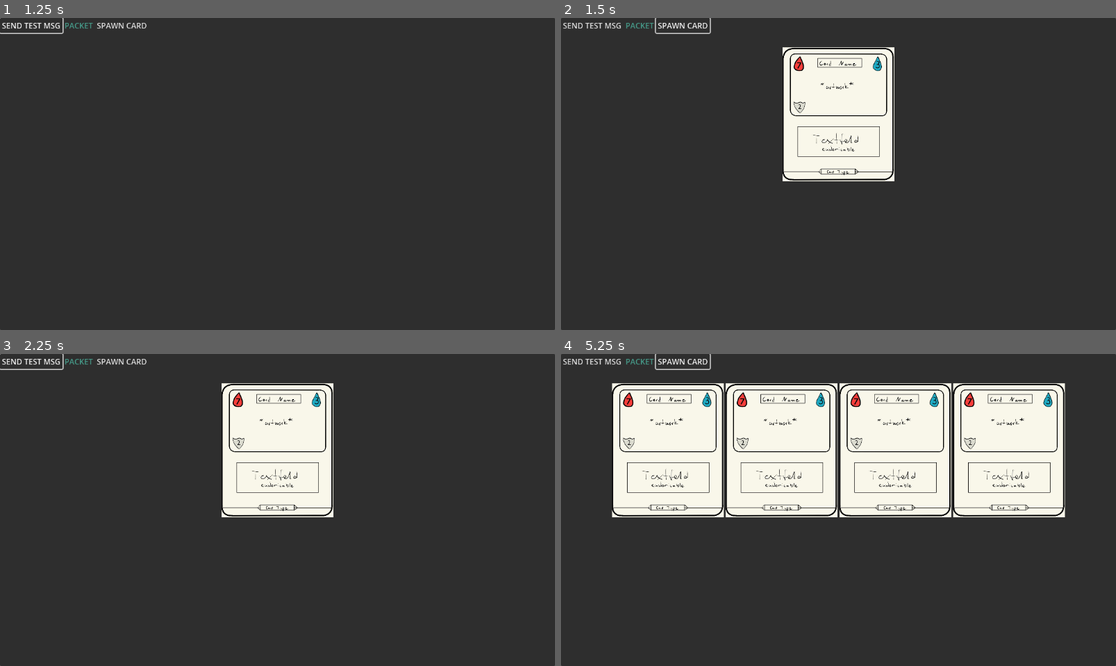
Above: before the commit, frames 1-4 (two rows, left to right).
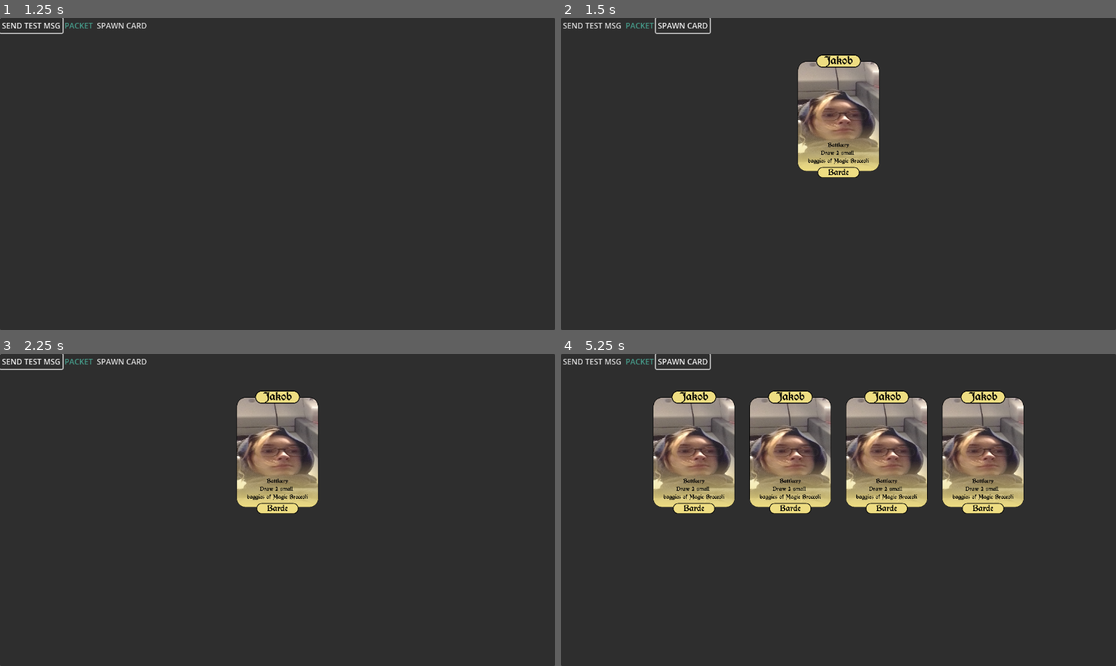
Above: after the commit, the same moments.

Repository: SpaceWAGdev/card-multiplayer
Game: Godot game, scene res://game.tscn
Two runs of this game, one before a commit and one after it. Both use one fixed random seed, a clock stepped at 60 frames per second and the inputs below.
Inputs:
- Up to frame 1 (1.25 s): click "SEND TEST MSG" at 0.5 s
- Up to frame 2 (1.5 s): click "SPAWN CARD" at 1.25 s
- Up to frame 3 (2.25 s): click "SEND TEST MSG" at 2 s
- Up to frame 4 (5.25 s): click "SPAWN CARD" at 2.75 s; click "SEND TEST MSG" at 3.5 s; click "SPAWN CARD" at 4.25 s; tap Enter at 5 s

Frame 1 is identical in both runs. In frame 2, 8.5% of the frame differs, in the area x 39-61%, y 9-53%; in frame 3, 8.5%; in frame 4, 34%, in the area x 9-91%, y 9-53%.

Commit message:
Test attack mechanic

Diff:
--- a/Cards/cards.json
+++ b/Cards/cards.json
@@ -9,12 +9,15 @@
 		"uuid": "8d056e3e-8555-11ee-b9d1-0242ac120002",
 		"name": "Herr Sharifian",
 		"health": 9,
-		"mana": 2
+		"mana": 2,
+		"damage": 5
 	},
 	"3964a6c8-325f-46e2-8dda-595cec5c7d4f" : {
 		"uuid" : "3964a6c8-325f-46e2-8dda-595cec5c7d4f",
 		"name" : "Jakob",
-		"health" : 5,
-		"mana" : 5
+		"health" : 15,
+		"mana" : 5,
+		"damage": 2,
+		"class": "Bard"
 	}
 }
--- a/Cards/scripts/3964a6c8-325f-46e2-8dda-595cec5c7d4f.gd
+++ b/Cards/scripts/3964a6c8-325f-46e2-8dda-595cec5c7d4f.gd
@@ -1,9 +1,8 @@
 extends CardBase
 
-func setup(data: Dictionary):
-	health = data["health"]
-	card_name = data["name"]
+func setup(_data: Dictionary):
+	data = _data
 
 func attack(card):
-	card.health -= 5
-	return health
+	card["health"] -= data["damage"]
+	return card
--- a/Cards/scripts/5c7031f0-8555-11ee-b9d1-0242ac120002.gd
+++ b/Cards/scripts/5c7031f0-8555-11ee-b9d1-0242ac120002.gd
@@ -1,9 +1,9 @@
 extends CardBase
 
-func setup(data: Dictionary):
-	health = data["health"]
-	card_name = data["name"]
+
 
 func attack(card):
-	card.health -= 5
-	return health
+	card.data["health"] -= data["damage"]
+
+func battlecry():
+	print("Battlecry")
--- a/Cards/scripts/8d056e3e-8555-11ee-b9d1-0242ac120002.gd
+++ b/Cards/scripts/8d056e3e-8555-11ee-b9d1-0242ac120002.gd
@@ -1,9 +1,7 @@
 extends CardBase
 
-func setup(data: Dictionary):
-	health = data["health"]
-	card_name = data["name"]
+func setup(_data: Dictionary):
+	data = _data
 
 func attack(card):
-	card.health -= 5
-	return health
+	card.data["health"] -= 5
--- a/card_resource.gd
+++ b/card_resource.gd
@@ -1,4 +1,9 @@
 class_name CardBase
-extends Node2D
-@export var	health : int
-@export var card_name : String
+extends TextureRect
+@export var	data: Dictionary
+
+func setup(_data: Dictionary):
+	data = _data
+
+func battlecry():
+	print(data["name"], ": Battlecry")
--- a/project.godot
+++ b/project.godot
@@ -12,6 +12,6 @@
 
 config/name="card-game"
 run/main_scene="res://game.tscn"
-config/features=PackedStringArray("4.1", "Mobile")
+config/features=PackedStringArray("4.2", "Mobile")
 boot_splash/show_image=false
 config/icon="res://icon.svg"
--- a/test_websocket.gd
+++ b/test_websocket.gd
@@ -10,6 +10,10 @@
 	"REMOTE_DECK": [],
 	"REMOTE_PLAYAREA": []
 }
+
+var MAX_HAND_SIZE = 9
+var MAX_DECK_SIZE = 1024
+var MAX_PLAYAREA_SIZE = 5
 
 func load_text_file(path):
 	var file = FileAccess.open(path, FileAccess.READ)
@@ -29,9 +33,10 @@
 func create_card_instance(data: Dictionary, check_for_duplicates = false):
 	var card_image = load("res://Cards/card.tscn").instantiate()
 	card_image.set_meta("card_data", data)
-	var script = load("res://Cards/scripts/" + data["uuid"] + ".gd").new()
-	var img = load("res://Cards/images/Image-1.jpg")
+	var script = load("res://Cards/scripts/" + data["uuid"] + ".gd")
+	var img = load("res://Cards/images/"+data["uuid"]+".png")
 	card_image.texture = img
+	card_image.script = script
 	print(card_image.texture)
 
 	if card_image in MASTER_CARD_RECORD["LOCAL_DECK"] and check_for_duplicates:
@@ -39,8 +44,12 @@
 
 	MASTER_CARD_RECORD["LOCAL_DECK"].append(card_image)
 	update_screen_area(MASTER_CARD_RECORD["LOCAL_DECK"], $VBoxContainer/LocalDeck)
-	print(card_image.get_children())
-	print(MASTER_CARD_RECORD)
+	card_image.setup(data)
+	if len(MASTER_CARD_RECORD["LOCAL_DECK"]) > 2:
+		card_image.set_meta("card_data", MASTER_CARD_RECORD["LOCAL_DECK"][0].attack(data))
+	print(card_image.get_meta("card_data"))
+	print("Children of Card:", card_image.get_children())
+	print("New Master Card Record:", MASTER_CARD_RECORD)
 
 func _ready():
 	socket.connect_to_url("wss://ws.postman-echo.com/raw")
@@ -54,7 +63,7 @@
 			card_location.add_child(card)
 			print("Added Card " + card.get_meta("card_data")["name"])
 
-func send_msg():
+func dbg_send_msg():
 	if (socket.get_ready_state() == WebSocketPeer.STATE_OPEN):
 		socket.send_text("hello, cardgame")
 
@@ -75,7 +84,7 @@
 		set_process(false) # Stop processing.
 
 func _on_button_pressed():
-	send_msg() # Replace with function body.
+	dbg_send_msg() # Replace with function body.
 
 func dbg_spawn_card():
 	create_card_instance(get_card_data("3964a6c8-325f-46e2-8dda-595cec5c7d4f"))
Not shown, added: Cards/Zeichnung.svg.import
Renamed: Cards/Zeichnung.png -> Cards/images/3964a6c8-325f-46e2-8dda-595cec5c7d4f.png
Not shown, added: Cards/images/3964a6c8-325f-46e2-8dda-595cec5c7d4f.png.import
Not shown, added: addons/plugin.cfg
Not shown, added: addons/LICENSE
Not shown, added: addons/THIRDPARTY.md
Not shown, added: addons/git_api.gdnlib
Not shown, added: addons/git_api.gdns
Not shown, added: addons/libgitapi.dll
Not shown, added: addons/libgitapi.dylib
Not shown, added: addons/libgitapi.exp
Not shown, added: addons/libgitapi.lib
(and 1 more such lines)
